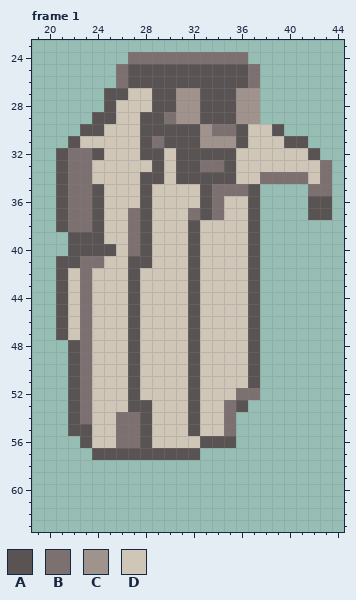
One commit to this pixel-art file: Assets/Sprites/World/ghost.aseprite. The picture above was drawn from the file before the commit.
64x64 pixels, 3 frames. Shown: frame 1: x 19..44, y 23..63. The old version is drawn lined up with the new one. The commit also changed other frames, which this record leaves out.
Palette (. is transparent): A #5a5353  B #7d7071  C #a0938e  D #cfc6b8
Pixels before, frame 1, first column x 21:
24 ......BBBBBBBBBB.......
25 .....BAAAAAAAAAAB......
26 .....BAAAAAAAAAAB......
27 ....AADDAACCAAACC......
28 ....ADDDAACCAAACC......
29 ...AADDAABCCAAACC......
30 ..AADDDAAAAACBBADDA....
31 .ADDDDDABAAACCCADDDAA..
32 ABBADDDAADAAAAADDDDDDA.
33 ABBDDDDDADAABBADDDDDDDB
34 ABBDDDDAADAAAAADDBBBBDB
35 ABBADDDADDDDABBBA....BB
36 ABBADDDADDDDABDDA....AA
37 ABBADDBADDDBABDDA....AA
38 ABBADDBADDDADDDDA......
39 .AAADDBADDDADDDDA......
40 .AAAADBADDDADDDDA......
41 AABBDDAADDDADDDDA......
42 ADBDDDADDDDADDDDA......
43 ADBDDDADDDDADDDDA......
44 ADBDDDADDDDADDDDA......
45 ADBDDDADDDDADDDDA......
46 ADBDDDADDDDADDDDA......
47 ADBDDDADDDDADDDDA......
48 .ABDDDADDDDADDDDA......
49 .ABDDDADDDDADDDDA......
50 .ABDDDADDDDADDDDA......
51 .ABDDDADDDDADDDDA......
52 .ABDDDADDDDADDDBB......
53 .ABDDDAADDDADDBA.......
54 .ABDDBBADDDADDB........
55 .AADDBBADDDADDB........
56 ..ADDBBADDDDAAA........
57 ...AAAAAAAAA...........
New version:
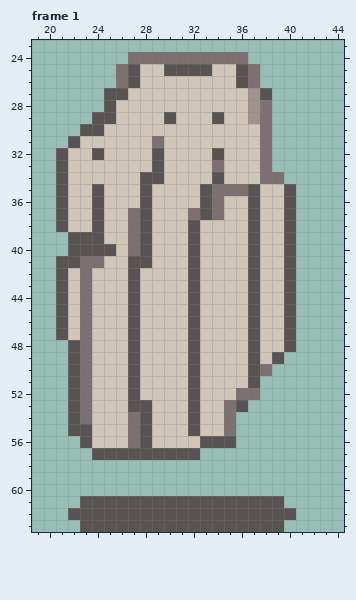
Changes in this commit:
whole drawing moved by +3,+9 (the old picture is shown already moved)
Frame 1:
y 25: x 28..29 AA -> DD; x 34..35 AA -> DD
y 26: x 28..35 AAAAAAAA -> DDDDDDDD
y 27: x 29..36 AACCAAAC -> DDDDDDDD; x 38 . -> A
y 28: x 29..36 AACCAAAC -> DDDDDDDD; x 38 . -> B
y 29: x 28..33 AABCCA -> DDADDD; x 35..36 AC -> DD; x 38 . -> B
y 30: x 28..36 AAAAACBBA -> DDDDDDDDD; x 38..39 DA -> B.
y 31: x 28 A -> D; x 30..36 AAACCCA -> DDDDDDD; x 38..41 DDAA -> B...
y 32: x 22..23 BB -> DD; x 28 A -> D; x 31..33 AAA -> DDD; x 35 A -> D; x 38..42 DDDDA -> B....
y 33: x 22..23 BB -> DD; x 31..33 AAB -> DDD; x 35 A -> D; x 38..43 DDDDDB -> B.....
y 34: x 22..23 BB -> DD; x 31..33 AAA -> DDD; x 35 A -> D; x 40..43 BBDB -> ....
y 35: x 22..23 BB -> DD; x 38..40 ... -> DDA; x 42..43 BB -> ..
y 36..37: x 22..23 BB -> DD; x 38..40 ... -> DDA; x 42..43 AA -> ..
y 38: x 22..23 BB -> DD; x 38..40 ... -> DDA
y 39..48: x 38..40 ... -> DDA
y 49: x 38..39 .. -> DA
y 50: x 38 . -> B
y 54..56: x 26 B -> D
y 61: x 23..39 ................. -> AAAAAAAAAAAAAAAAA
y 62: x 22..40 ................... -> AAAAAAAAAAAAAAAAAAA
y 63: x 23..39 ................. -> AAAAAAAAAAAAAAAAA
Changed places in both pictures, as pixel boxes (x1, y1, x2, y2):
changed: (140, 64, 332, 376)
changed: (68, 148, 92, 232)
changed: (68, 412, 296, 532)
